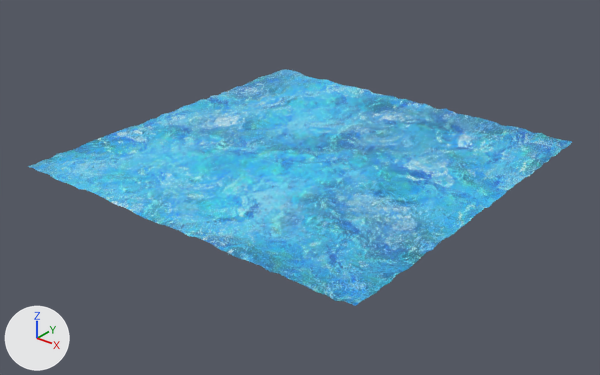
A saved change to the FBX model bin/models/agua/agua.fbx.
Rendered twice from a camera (50 mm lens) standing at (13.73, -17.57, 9.69) and looking at (-0.07, -0.33, -1.0). The lights are fixed; the arrows at lower left show +X, +Y and +Z.

The first picture shows 'WaterBlock'.
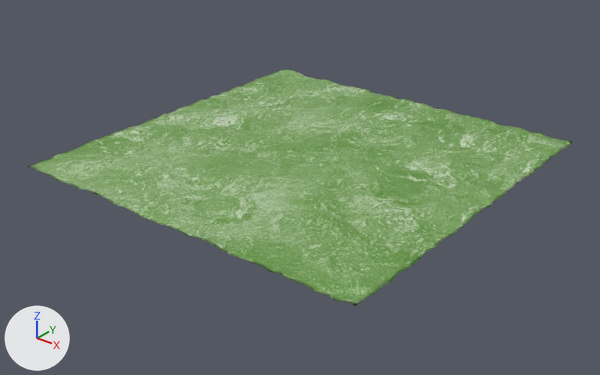
Diff of the bpy script that builds the scene:
```diff
--- a/bin/models/agua/agua.fbx.py
+++ b/bin/models/agua/agua.fbx.py
@@ img_water_png @@
+img_water_png = load_image('water.png', 'agua.fbm/water.png', 516, 515, 'sRGB')
@@ mat_watermaterial @@
 mat_watermaterial = principled_material('WaterMaterial')
-mat_watermaterial.texture = img_watertexture_jpg
+mat_watermaterial.texture = img_water_png  # with its transparency
+mat_watermaterial.metallic = 0.13
```

Where the change shows, as pixel boxes [x1, y1, x2, y2] in the pictures (600 x 375 px):
'WaterBlock', surface changed (blue to green): [28, 69, 572, 306] in both
